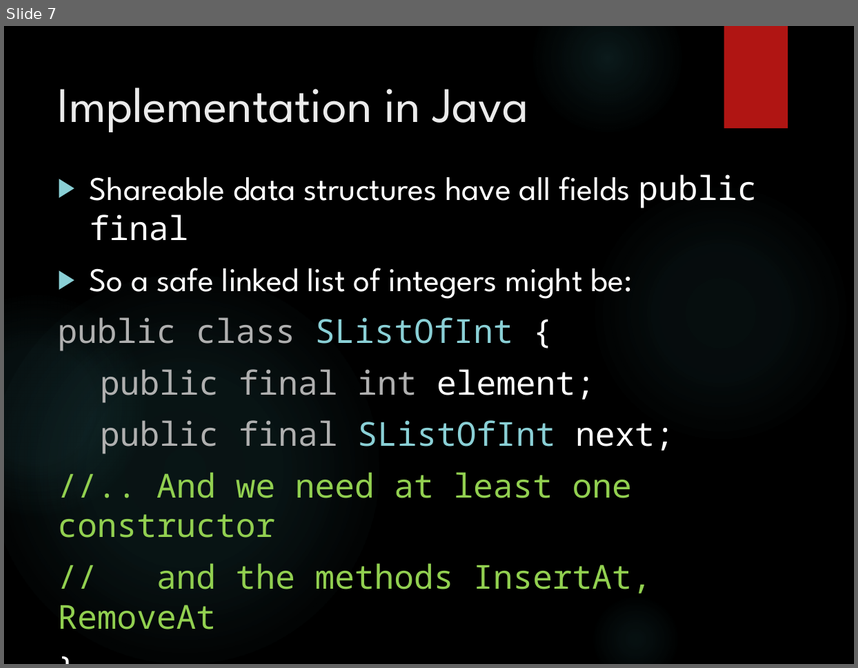
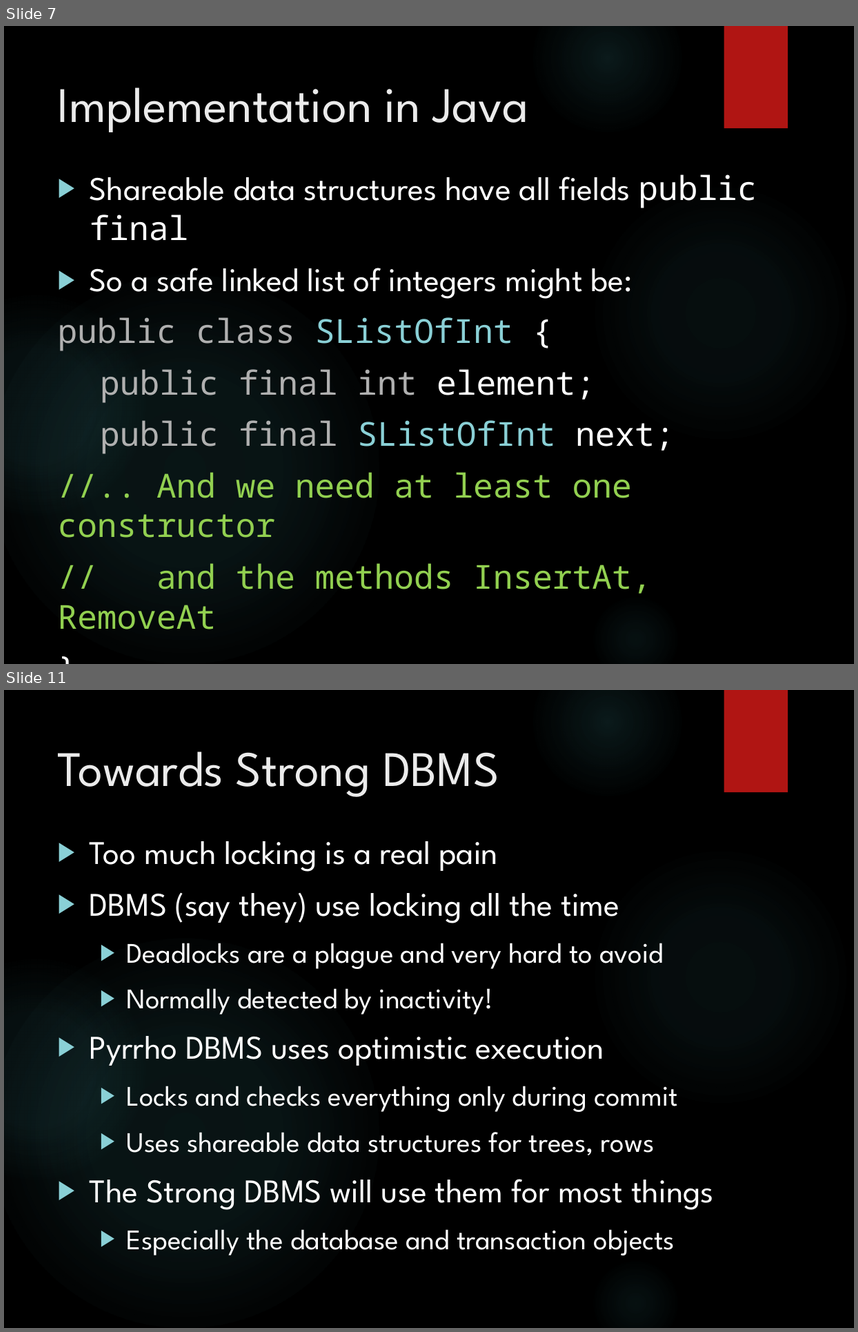
Before and after one commit to MalcolmCrowe/ShareableDataStructures, a slide deck: Shareable Data Structures.pptx. Shown one above the other, each under a label of ours: slide 7 before the commit, slides 7 and 11 after it; the slides between them are not shown. The pictures are 858x668 and 858x1332 pixels, drawn with LibreOffice and Linux fonts; fonts in the diff are those of the drawing; background and template pictures are left out. Boxes give left, top, right and bottom in pixels: in the first picture for what was removed or moved away, otherwise in the second. Text is boxed around its words. In the diff, an @@ line names an element or a change of style, - is before the commit and + after.

```diff
--- a/Shareable Data Structures.pptx
+++ b/Shareable Data Structures.pptx
@@ slide 11 added at (4,690,854,1328), background picture (left out); not listed: 6 template elements that a slide beside it also shows @@
@@ title added at (58,751,499,797), 42 pt, text #EBEBEB @@
+Towards Strong DBMS
@@ text added at (90,841,714,1255), 24 pt, text #FFFFFF @@
+▶ Too much locking is a real pain
+▶ DBMS (say they) use locking all the time
+  ▶ Deadlocks are a plague and very hard to avoid
+  ▶ Normally detected by inactivity!
+▶ Pyrrho DBMS uses optimistic execution
+  ▶ Locks and checks everything only during commit
+  ▶ Uses shareable data structures for trees, rows
+▶ The Strong DBMS will use them for most things
+  ▶ Especially the database and transaction objects
```
Also in this commit, not shown: 1 slide changed, 4 other slides added, 1 other file.
